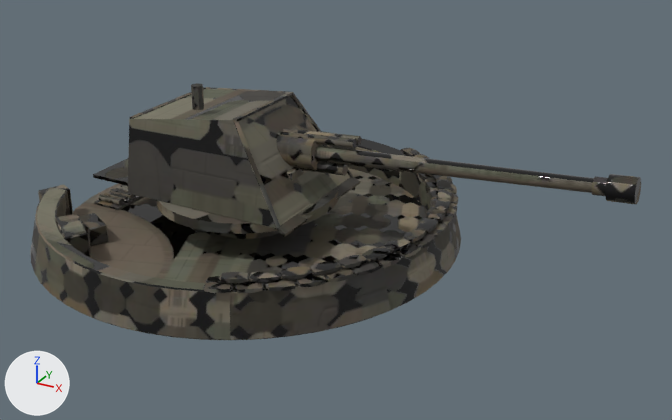
One commit to the glTF model game/models/biome2/a01_battery_gun.glb: the scene before it, then after it.
One viewpoint serves both versions: a 50 mm lens placed at (1.123, -1.625, 0.911), pointed at (0.237, -0.015, 0.106). Lighting does not change. The marker at lower left points along +X, +Y and +Z. The picture after the commit comes second. Vertices at exactly the same position are counted once.

The first picture shows 'body'.
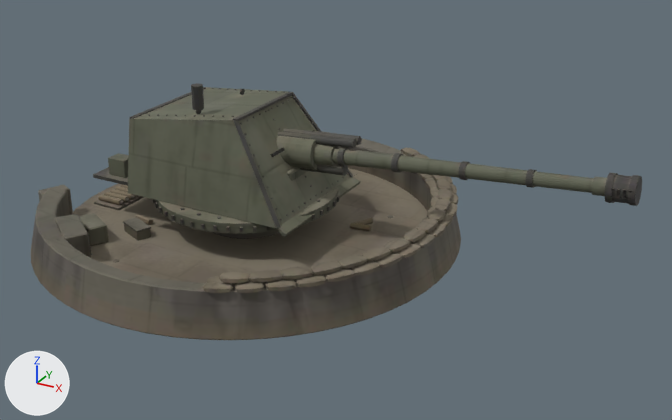
Changed parts and their boxes (x1, y1, x2, y2) in the pictures (672 x 420 px):
```json
{"object": "body", "change": "reshaped", "before": [31, 83, 641, 340], "after": [31, 83, 642, 340]}
{"part": 1, "of": "me_floor", "change": "added", "after": [337, 147, 350, 167]}
{"part": 2, "of": "me_floor", "change": "added", "after": [391, 153, 404, 173]}
{"part": 3, "of": "me_floor", "change": "added", "after": [458, 161, 470, 180]}
{"part": 4, "of": "me_floor", "change": "added", "after": [526, 169, 537, 188]}
{"part": 5, "of": "me_floor", "change": "added", "after": [605, 172, 618, 203]}
{"part": 6, "of": "me_floor", "change": "added", "after": [628, 175, 642, 206]}
{"part": 7, "of": "me_floor", "change": "built on", "before": [315, 146, 594, 193], "after": [108, 87, 594, 241]}
{"part": 8, "of": "me_floor", "change": "surface changed", "before": [31, 83, 641, 340], "after": [31, 83, 632, 340], "on screen": "lighter"}
```

Edits to the scene script, one JSON object a line:
```json
{"block": "me_floor", "where": "# used by ob_body; location = (0.0, 0.0, 0.0)"}
{"op": "remove", "block": "me_floor", "code": "me_floor.from_pydata(...)  # 2604 vertices, 4852 faces; spans x -0.444..0.852, y -0.486..0.486, z 0.0..0.359"}
{"op": "add", "block": "me_floor", "code": "me_floor.from_pydata(...)  # 5700 vertices, 9992 faces; spans x -0.444..0.853, y -0.486..0.486, z -0.015..0.359"}
{"block": "me_floor", "change": "me_floor part 1: the loose piece of 32 vertices spanning x 0.091..0.189, y -0.035..0.035, z 0.179..0.256 is copied, and the copy is multiplied about its middle by the matrix ((0.136, 0.0, -0.032), (0.0, 0.588, 0.0), (-0.032, 0.0, 0.586)), then moved by (0.109, 0.0, 0.008); it spans x 0.241..0.257, y -0.021..0.021, z 0.204..0.246"}
{"block": "me_floor", "change": "me_floor part 2: the loose piece of 32 vertices spanning x 0.091..0.189, y -0.035..0.035, z 0.179..0.256 is copied, and the copy is multiplied about its middle by the matrix ((0.135, 0.0, -0.03), (0.0, 0.559, 0.0), (-0.03, 0.0, 0.557)), then moved by (0.233, 0.0, 0.016); it spans x 0.366..0.381, y -0.02..0.02, z 0.214..0.254"}
{"block": "me_floor", "change": "me_floor part 3: the loose piece of 32 vertices spanning x 0.77..0.806, y -0.017..0.017, z 0.245..0.281 is copied, and the copy is multiplied about its middle by the matrix ((0.378, 0.0, -0.048), (0.0, 1.061, 0.0), (-0.048, 0.0, 1.057)), then moved by (-0.27, 0.0, -0.019); it spans x 0.511..0.526, y -0.018..0.018, z 0.226..0.263"}
{"block": "me_floor", "change": "me_floor part 4: the loose piece of 32 vertices spanning x 0.797..0.852, y -0.025..0.025, z 0.239..0.292 is copied, and the copy is scaled about its middle by (0.241, 0.688, 0.683), then moved by (-0.171, 0.0, -0.012); it spans x 0.646..0.661, y -0.017..0.017, z 0.236..0.271"}
{"block": "me_floor", "change": "me_floor part 5: the loose piece of 32 vertices spanning x 0.77..0.806, y -0.017..0.017, z 0.245..0.281 is copied, and the copy is multiplied about its middle by the matrix ((0.381, 0.0, -0.086), (0.0, 1.606, 0.0), (-0.086, 0.0, 1.6)), then moved by (0.016, 0.0, 0.001); it spans x 0.795..0.812, y -0.028..0.028, z 0.236..0.292"}
{"block": "me_floor", "change": "me_floor part 6: the loose piece of 32 vertices spanning x 0.797..0.852, y -0.025..0.025, z 0.239..0.292 is copied, and the copy is multiplied about its middle by the matrix ((0.244, 0.0, -0.06), (0.0, 1.104, 0.0), (-0.06, 0.0, 1.1)), then moved by (0.021, 0.0, 0.001); it spans x 0.837..0.853, y -0.028..0.028, z 0.239..0.295"}
{"block": "me_floor", "change": "me_floor part 7: 8 vertices moved from x 0.113..0.799, y -0.012..0.016, z 0.203..0.269 to x 0.114..0.799, y -0.016..0.017, z 0.208..0.267; 16 vertices removed from x 0.113..0.799, y -0.016..0.016, z 0.2..0.276; 2596 vertices added at x -0.376..0.799, y -0.394..0.394, z -0.015..0.312"}
{"block": "me_floor", "change": "me_floor part 8: 4792 kept faces spanning x -0.444..0.852, y -0.486..0.486, z 0.0..0.359 get new texture (UV) coordinates"}
{"block": "me_floor", "change": "other edits to the shape of me_floor do not show in these pictures"}
```
